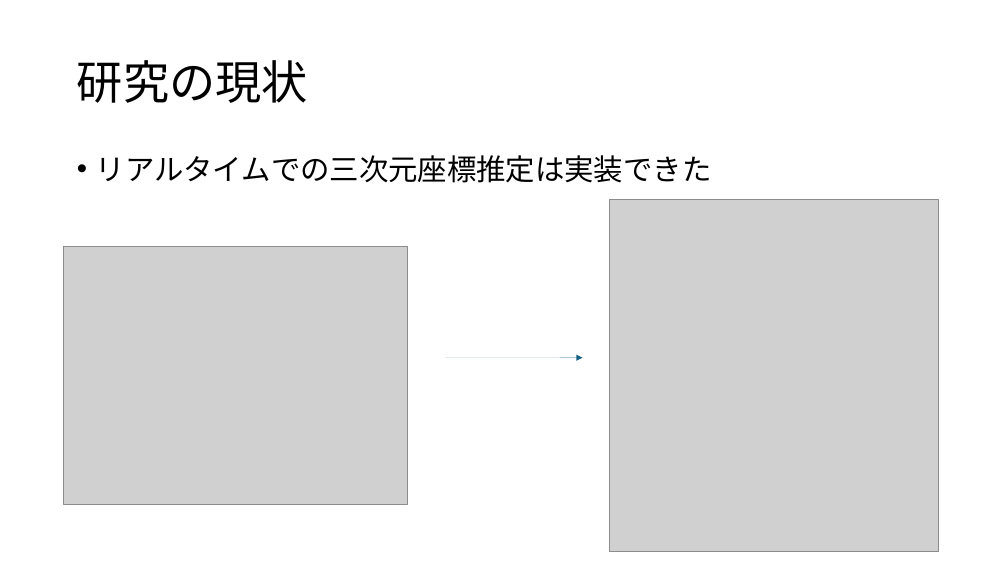
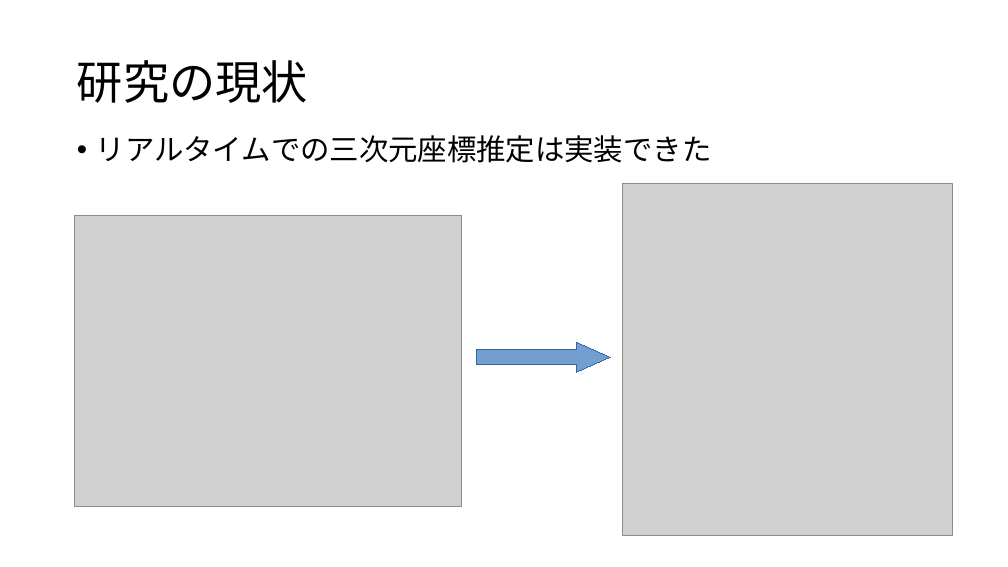
Before and after one commit to hagi711/Graduation-Research, a slide deck: slide 10 of 中間発表.pptx. Drawn at 1008x567 pixels with LibreOffice and Linux fonts; fonts in the diff are those of the drawing; grey boxes stand for pictures. Boxes give left, top, right and bottom in pixels: in the first picture for what was removed or moved away, otherwise in the second. Text is boxed around its words. In the diff, an @@ line names an element or a change of style, - is before the commit and + after.

```diff
--- a/中間発表.pptx
+++ b/中間発表.pptx
@@ text "リアルタイムでの三次元座標推定は実装できた": place and size @@
-text "リアルタイムでの三次元座標推定は実装できた" at (96,155,712,183)
+text "リアルタイムでの三次元座標推定は実装できた" at (96,135,712,163)
@@ picture: place and size @@
-picture at (609,199,939,551)
+picture at (623,184,953,536)
@@ picture: place and size @@
-picture at (64,247,408,504)
+picture at (74,216,461,506)
@@ arrow removed from (445, 358) to (583, 358) @@
@@ right arrow added at (476,343,610,372), fill #729FCF, outline #3465A4 0 pt @@
```
Also in this commit, not shown: 6 other slides changed, 1 slide added.
